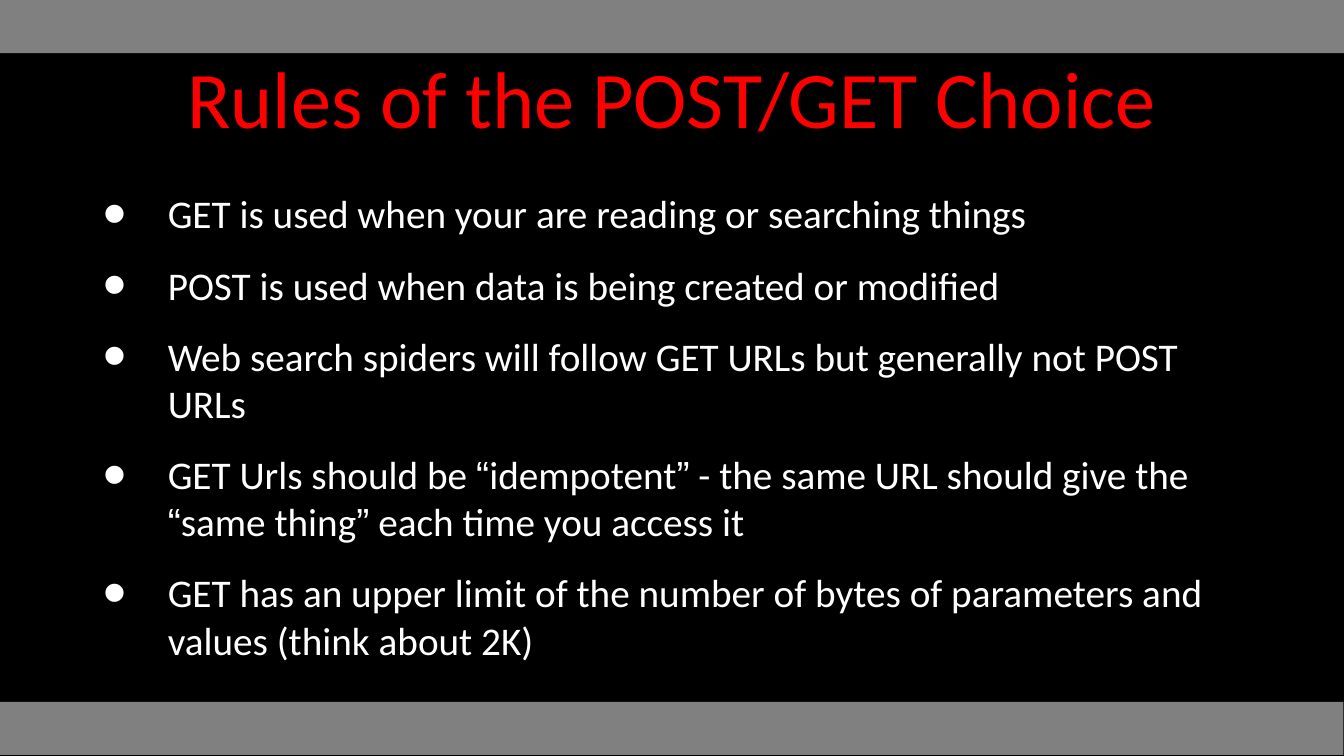
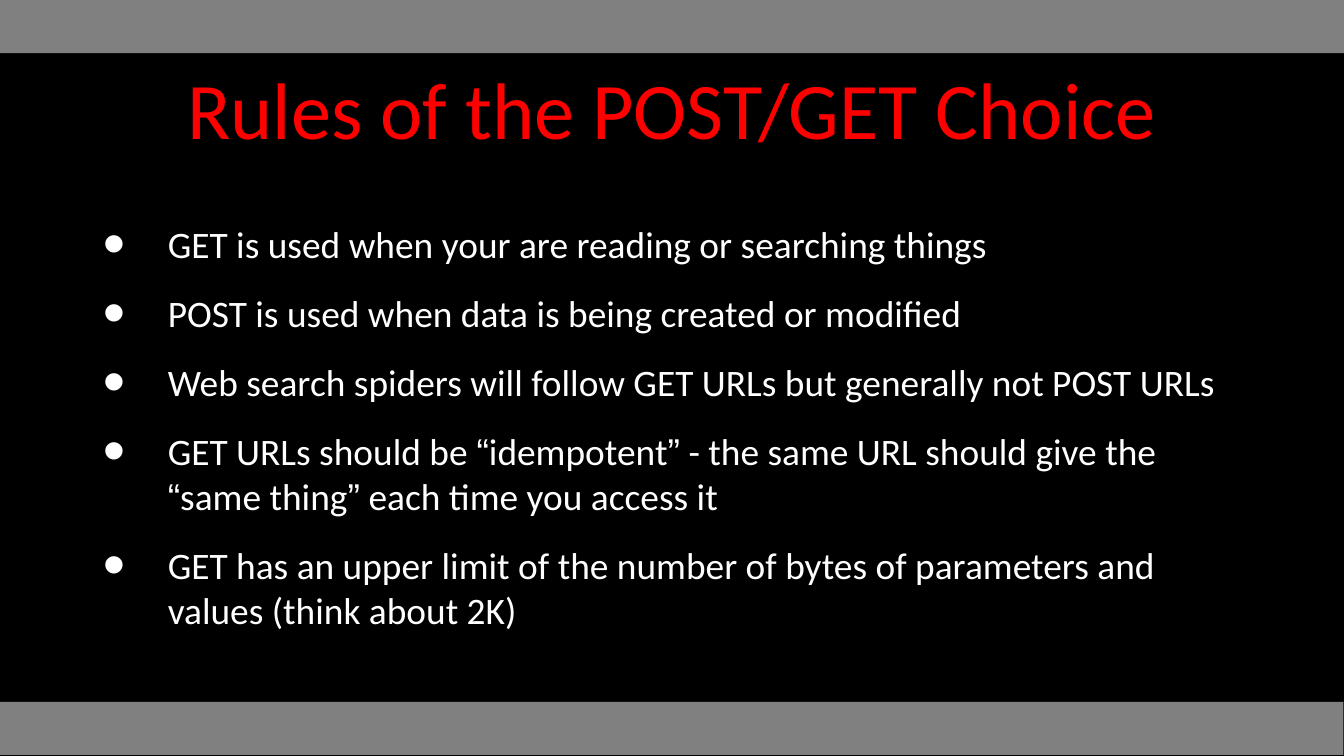
Before and after one commit to csev/wa4e, a slide deck: slide 10 of lectures/PHP-06-Forms.ppt. Drawn at 1344x756 pixels with LibreOffice and Linux fonts; fonts in the diff are those of the drawing. Boxes give left, top, right and bottom in pixels: in the first picture for what was removed or moved away, otherwise in the second. Text is boxed around its words. In the diff, an @@ line names an element or a change of style, - is before the commit and + after.

```diff
--- a/lectures/PHP-06-Forms.ppt
+++ b/lectures/PHP-06-Forms.ppt
@@ title "Rules of the POST/GET Choice": place and size @@
-title "Rules of the POST/GET Choice" at (187,72,1155,132)
+title "Rules of the POST/GET Choice" at (187,83,1155,143)
@@ text at (168,232,1215,629): size 21 to 20 pt in "GET is used when your are reading ...", "POST is used when data is being ...", "Web search spiders will follow GET URLs ...", "GET has an upper limit of the ..." @@
@@ text at (168,439,1156,517): text changed; size 21 to 20 pt @@
-• GET Urls should be “idempotent” - the same URL should give the “same thing” each time you access it
+• GET URLs should be “idempotent” - the same URL should give the “same thing” each time you access it
```
Also in this commit, not shown: 33 other slides changed, 1 slide removed, 3 other files.
